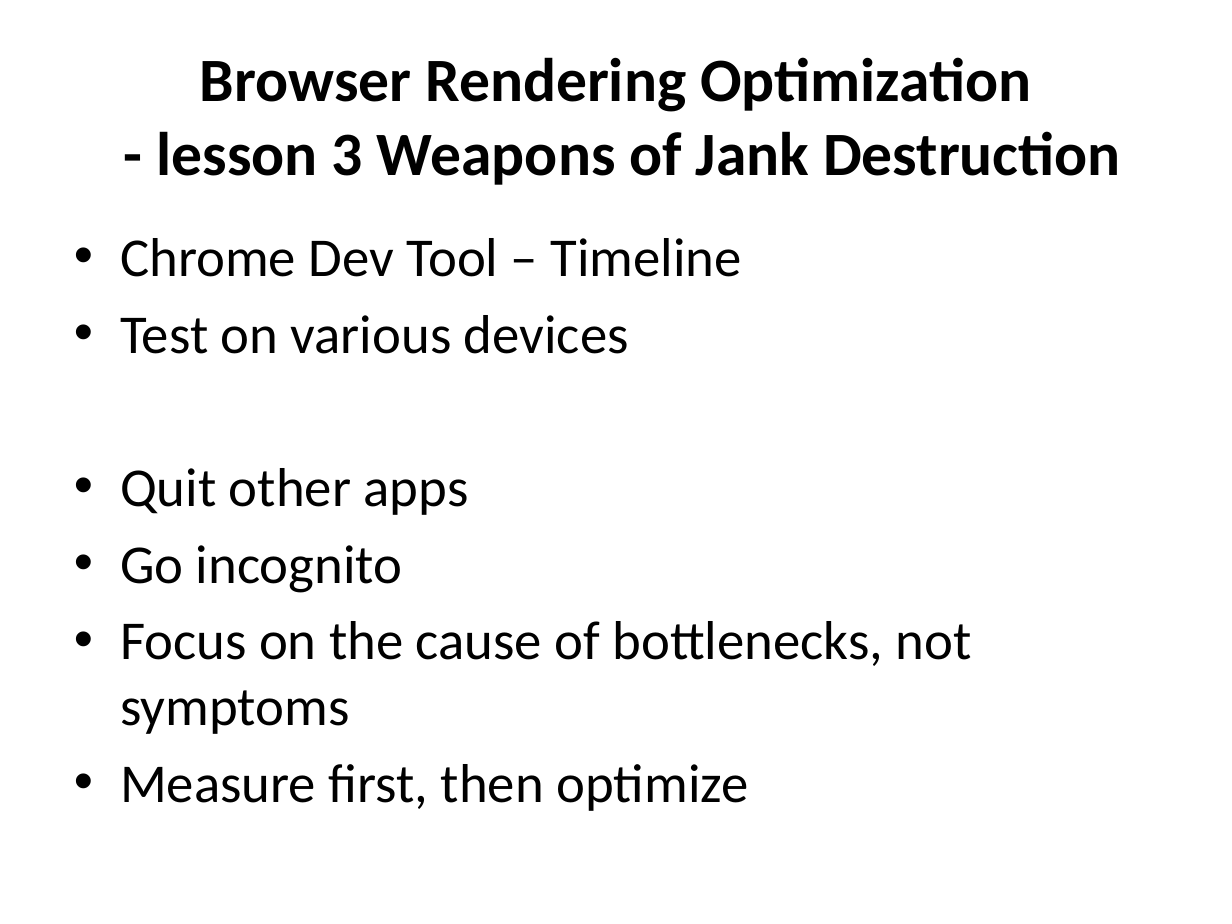
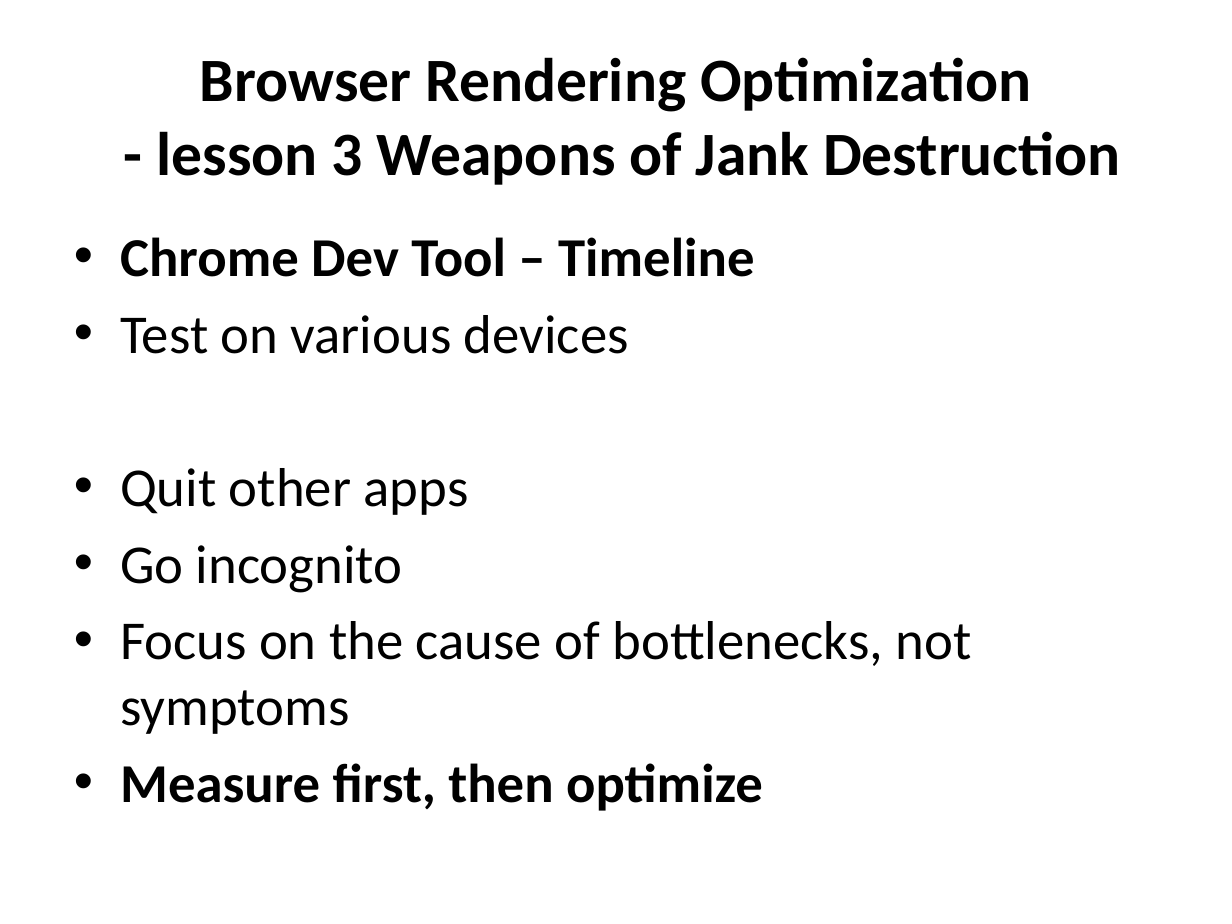
Before and after one commit to canaantt/canaantt.github.io, a slide deck: slide 14 of FE_P4/Techie_0224.pptx. Drawn at 1232x924 pixels with LibreOffice and Linux fonts; fonts in the diff are those of the drawing. Boxes give left, top, right and bottom in pixels: in the first picture for what was removed or moved away, otherwise in the second. Text is boxed around its words. In the diff, an @@ line names an element or a change of style, - is before the commit and + after.

```diff
--- a/FE_P4/Techie_0224.pptx
+++ b/FE_P4/Techie_0224.pptx
@@ text at <box>120,237,763,811</box>: bold on in "Chrome Dev Tool – Timeline", "Measure first, then optimize" @@
```
Also in this commit, not shown: 6 other slides changed.
